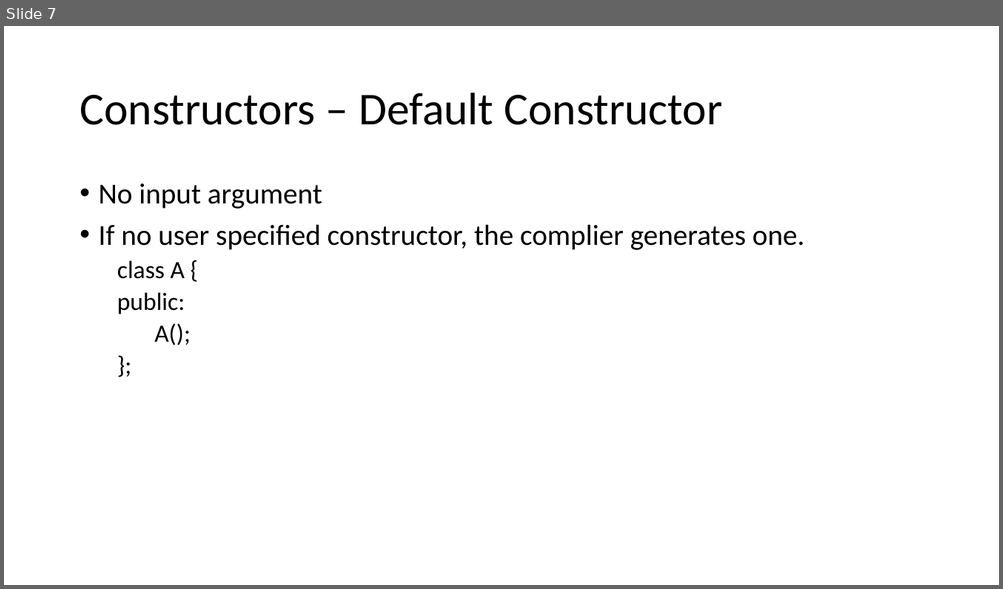
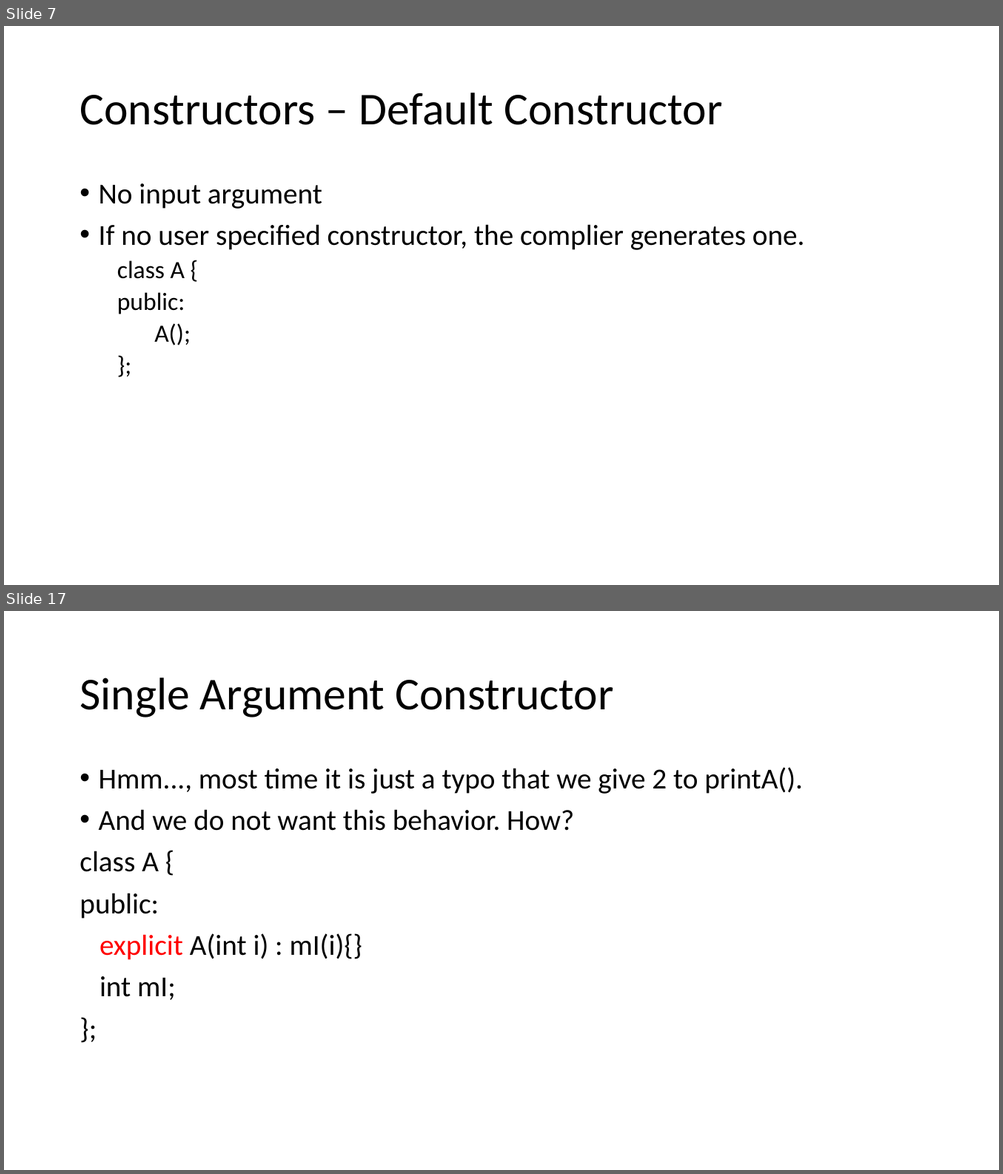
Before and after one commit to winniegy/MyPublic, a slide deck: cppTechniques/C++ Techniques 01.pptx. Shown one above the other, each under a label of ours: slide 7 before the commit, slides 7 and 17 after it; the slides between them are not shown. The pictures are 1003x589 and 1003x1174 pixels, drawn with LibreOffice and Linux fonts; fonts in the diff are those of the drawing. Boxes give left, top, right and bottom in pixels: in the first picture for what was removed or moved away, otherwise in the second. Text is boxed around its words. In the diff, an @@ line names an element or a change of style, - is before the commit and + after.

```diff
--- a/cppTechniques/C++ Techniques 01.pptx
+++ b/cppTechniques/C++ Techniques 01.pptx
@@ slide 17 added at [4,611,999,1170], background #FFFFFF @@
@@ title added at [79,678,613,718], 44 pt, text #000000 @@
+Single Argument Constructor
@@ text added at [79,767,802,1000], 28 pt, text #000000 @@
+• Hmm..., most time it is just a typo that we give 2 to printA().
+• And we do not want this behavior. How?
+class A {
+public:
+explicit A(int i) : mI(i){}
+int mI;
+};
```
Also in this commit, not shown: 3 slides changed, 27 other slides added, 21 other files.
